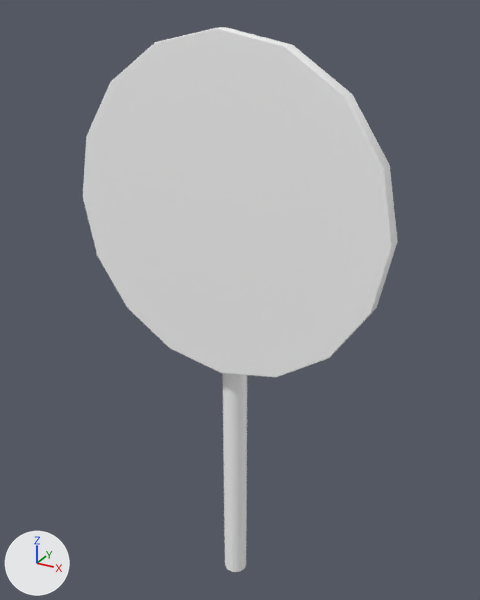
The FBX model Assets/Art/Meshes/sm_sign_03.fbx, before and after one commit.
The view is the same before and after, from a 50 mm lens placed at (1.39, -2.44, 2.86), pointed at (-0.01, 0.1, 1.59). Every picture has the same lights, and +X, +Y and +Z are marked at lower left. Where no turn or scale is listed for an object, it has been applied to the vertices.

The scene before the commit, as lines of its bpy script (objects in view):
```python
me_mesh = bpy.data.meshes.new('Mesh')
me_mesh.from_pydata(...)  # 284 vertices, 292 faces; spans x -0.75..0.75, y -0.1..0.1, z -0.01..2.79
me_mesh.materials.append(mat_lambert64)  # its picture is missing
ob_sm_sign_03 = bpy.data.objects.new('sm_sign_03', me_mesh)
ob_sm_sign_03.location = (0.0, 0.0, 0.0)
```
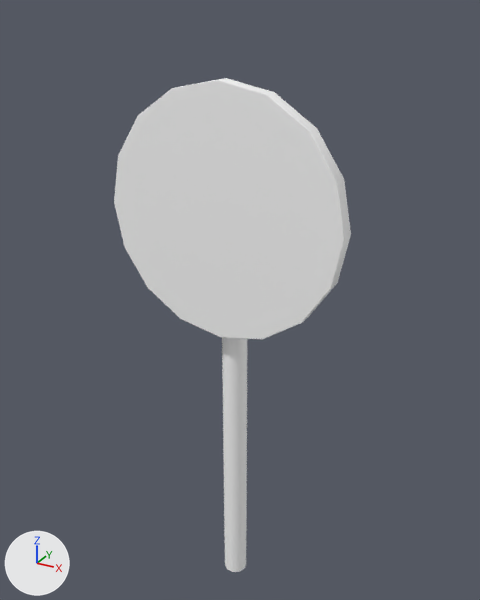
Changed parts and their boxes [x1, y1, x2, y2] in the pictures (480 x 600 px; the box of a moved part takes in the faces that stretch with it):
'sm_sign_03', reshaped (25% narrower, 9% shorter)
    before: [83, 27, 398, 572]
    after: [114, 78, 351, 572]
part 1 of me_mesh, moved or reshaped
    before: [83, 27, 398, 377]
    after: [114, 78, 351, 339]

The change, as a diff of the scene's bpy script:
```diff
--- a/Assets/Art/Meshes/sm_sign_03.fbx.py
+++ b/Assets/Art/Meshes/sm_sign_03.fbx.py
@@ me_mesh @@
 me_mesh.from_pydata(...)  # 284 vertices, 292 faces; spans x -0.75..0.75, y -0.1..0.1, z -0.01..2.79
 # used by ob_sm_sign_03; location = (0.0, 0.0, 0.0)
+# me_mesh part 1: the loose piece of 66 vertices spanning x -0.75..0.75, y -0.1..-0.03, z 1.3..2.79 is scaled about its middle by (0.75, 1, 0.75)
 me_mesh.materials.append(mat_lambert64)
```
